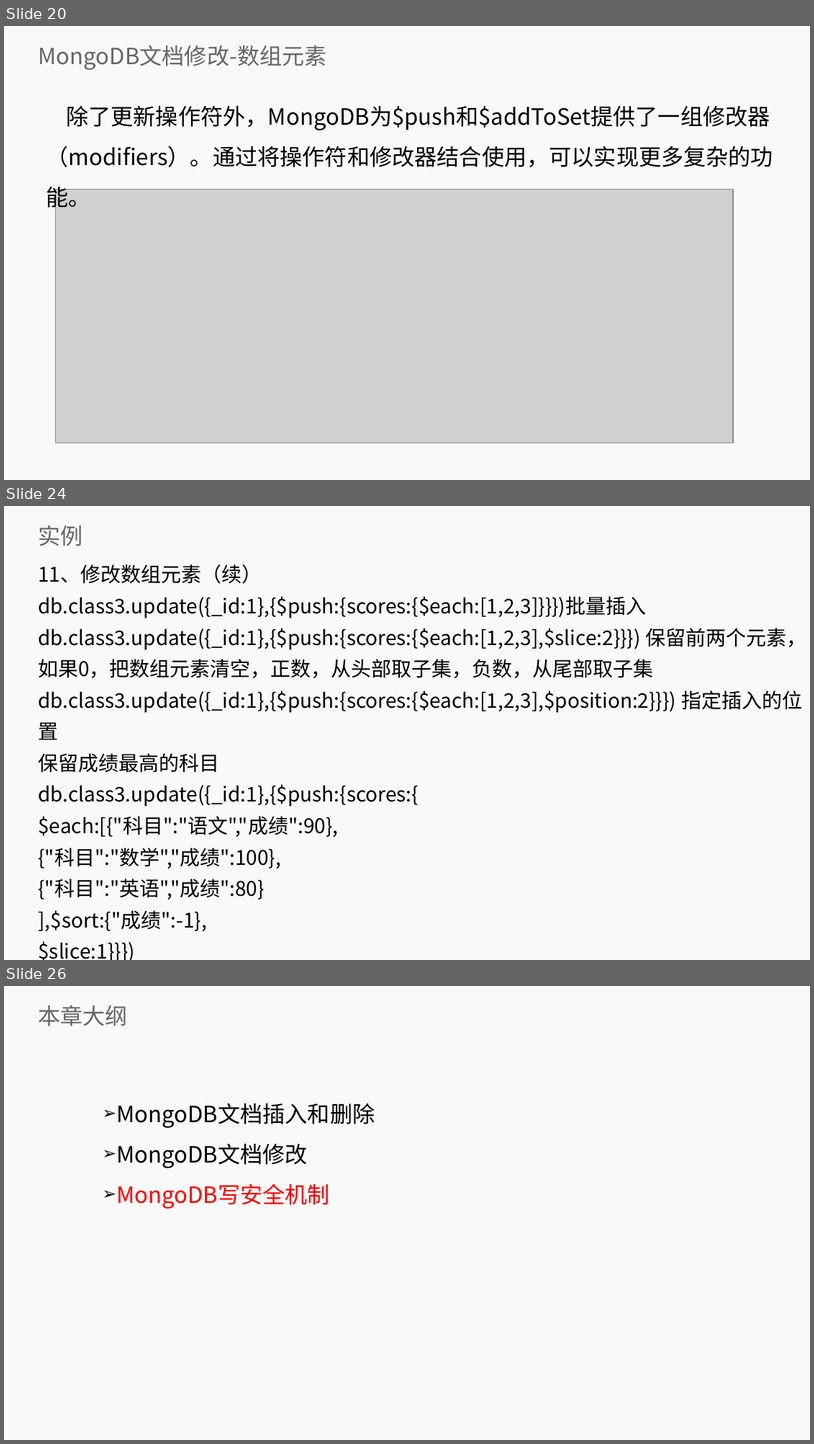
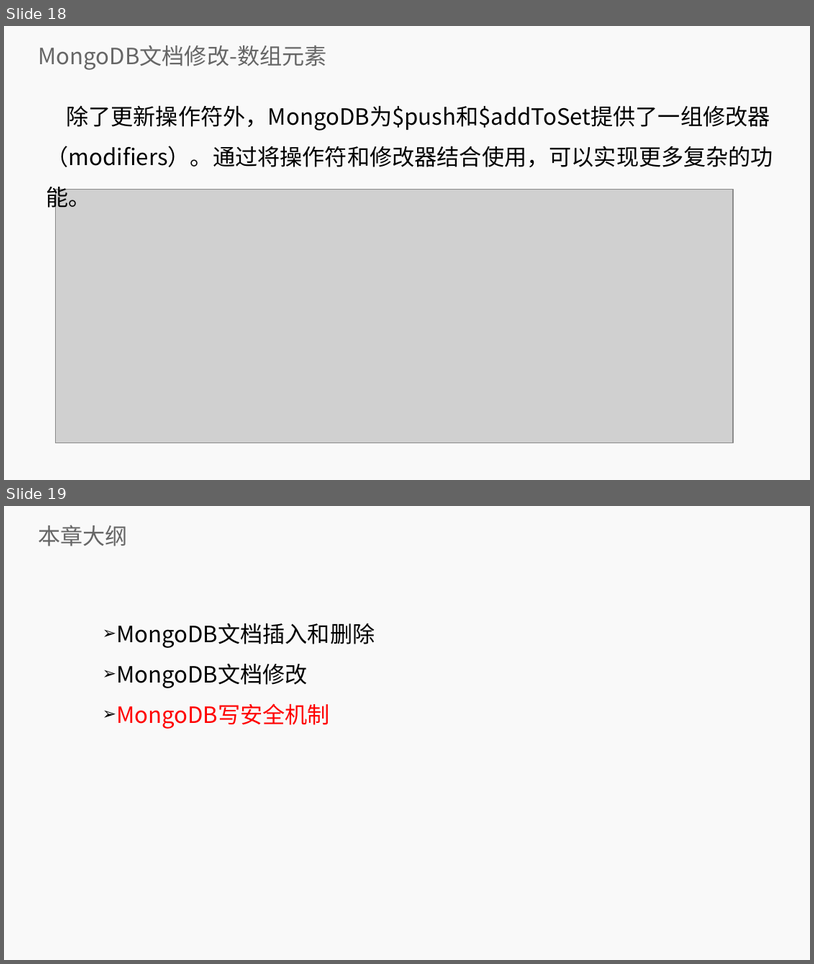
Before and after one commit to lihuanzhen2016/no-sql, a slide deck: PPT/04 MongoDB 数据更新.pptx. Shown one above the other, each under a label of ours: slides 20, 24 and 26 before the commit, slides 18 and 19 after it; the slides between them are not shown. The pictures are 814x1444 and 814x964 pixels, drawn with LibreOffice and Linux fonts; fonts in the diff are those of the drawing; grey boxes stand for pictures; background and template pictures are left out. Boxes give left, top, right and bottom in pixels: in the first picture for what was removed or moved away, otherwise in the second. Text is boxed around its words. In the diff, an @@ line names an element or a change of style, - is before the commit and + after.

```diff
--- a/PPT/04 MongoDB 数据更新.pptx
+++ b/PPT/04 MongoDB 数据更新.pptx
@@ slide 24 removed at (4,506,810,960), background #F9F9F9 @@
@@ title removed at (38,525,82,546) @@
-实例
@@ subtitle removed at (38,564,808,899) @@
-11、修改数组元素（续）
-db.class3.update({_id:1},{$push:{scores:{$each:[1,2,3]}}})批量插入
-db.class3.update({_id:1},{$push:{scores:{$each:[1,2,3],$slice:2}}}) 保留前两个元素，如果0，把数组元素清空，正数，从头部取子集，负数，从尾部取子集
-db.class3.update({_id:1},{$push:{scores:{$each:[1,2,3],$position:2}}}) 指定插入的位置
-保留成绩最高的科目
-db.class3.update({_id:1},{$push:{scores:{
-$each:[{"科目":"语文","成绩":90},
-{"科目":"数学","成绩":100},
-{"科目":"英语","成绩":80}
-],$sort:{"成绩":-1},
-$slice:1}}})
@@ what was slide 20 is now slide 18 @@
@@ what was slide 26 is now slide 19 @@
```
Also in this commit, not shown: 3 slides changed, 1 slide added, 6 other slides removed, 1 other file.
